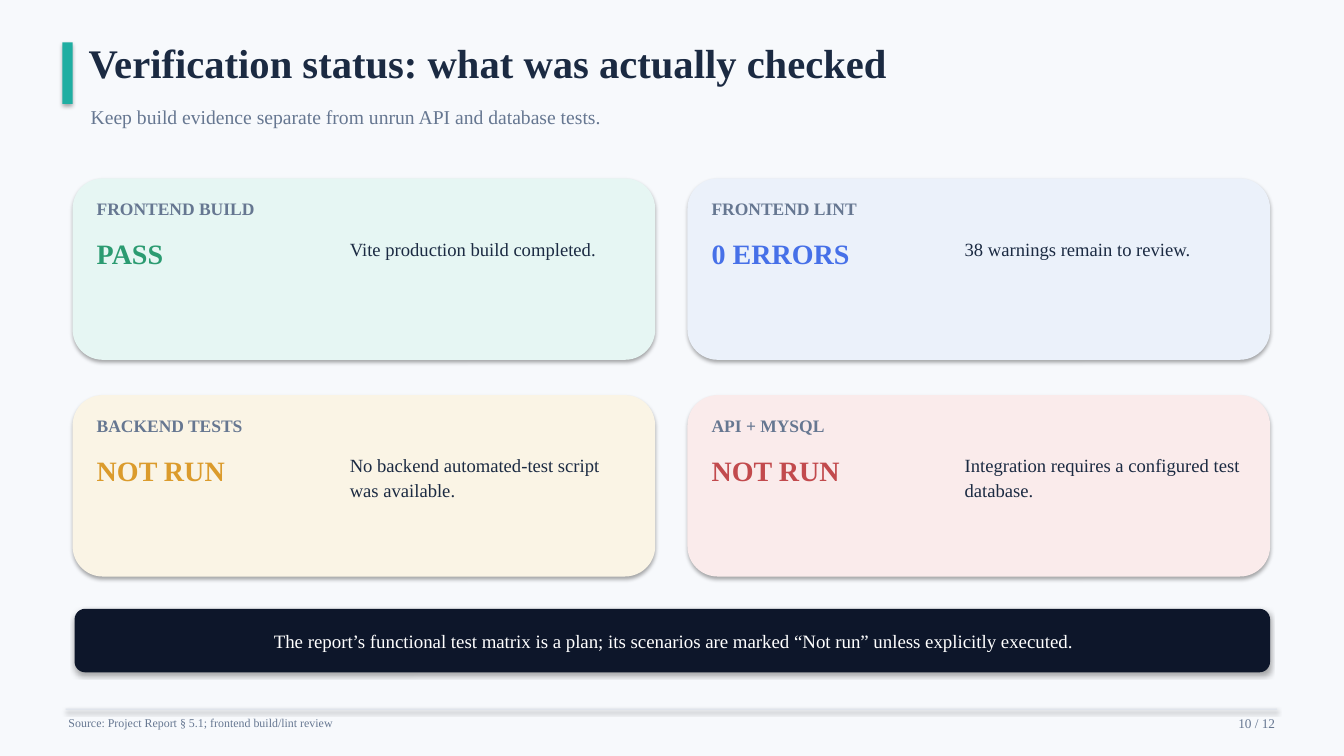
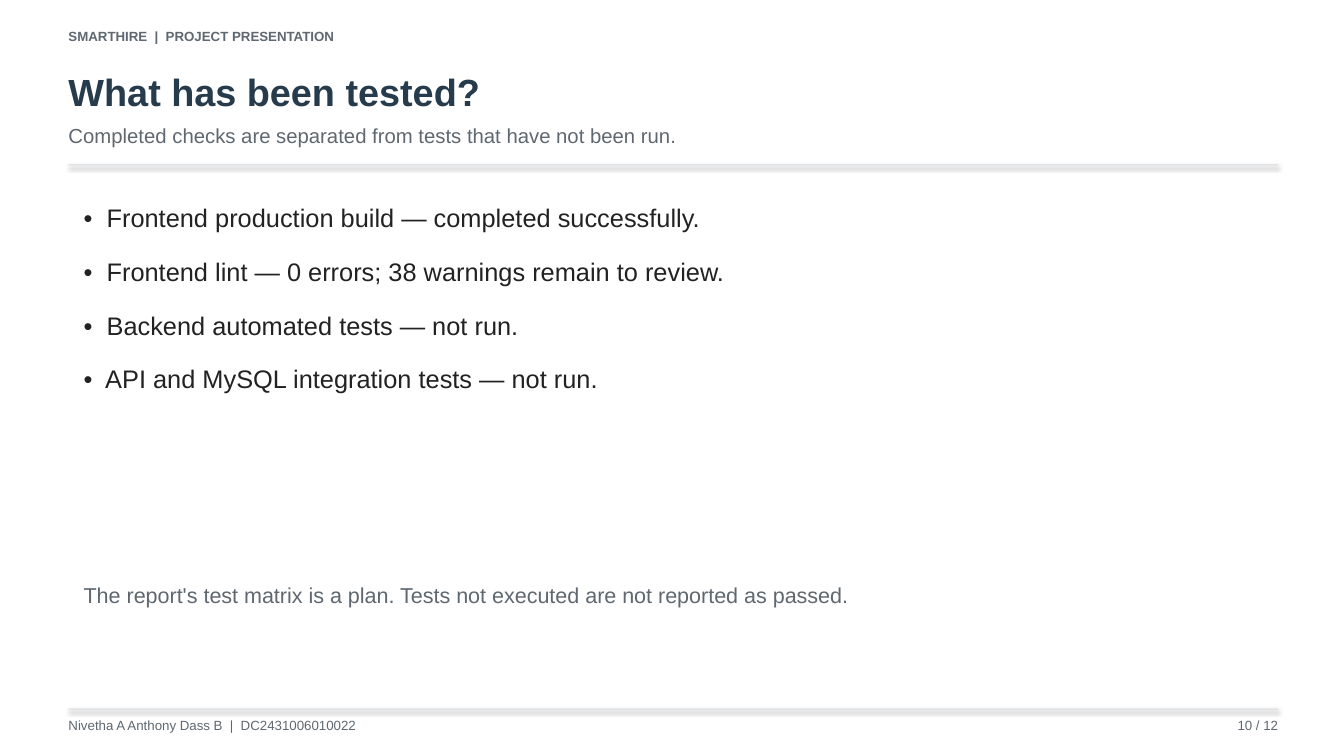
Before and after one commit to VigneshSRM/Nivatha_Project, a slide deck: slide 10 of NIVETHA_A_ANTHONY_DASS_B_DC2431006010022_SmartHire_12_Slide_Presentation.pptx. Drawn at 1344x756 pixels with LibreOffice and Linux fonts; fonts in the diff are those of the drawing. Boxes give left, top, right and bottom in pixels: in the first picture for what was removed or moved away, otherwise in the second. Text is boxed around its words. In the diff, an @@ line names an element or a change of style, - is before the commit and + after.

Commit message:
Add simple SmartHire presentation PDF

```diff
--- a/NIVETHA_A_ANTHONY_DASS_B_DC2431006010022_SmartHire_12_Slide_Presentation.pptx
+++ b/NIVETHA_A_ANTHONY_DASS_B_DC2431006010022_SmartHire_12_Slide_Presentation.pptx
@@ background #F7F9FC to #FFFFFF @@
@@ rectangle removed at bbox=[63, 42, 73, 104] @@
@@ text added at bbox=[68, 31, 334, 41], 9.5 pt, text #5F6870, bold @@
+SMARTHIRE | PROJECT PRESENTATION
@@ text at bbox=[68, 78, 480, 107]: text changed; size 29 to 27 pt; font Times New Roman to Arial; text colour #1B2A42 to #263B4B @@
-Verification status: what was actually checked
+What has been tested?
@@ text at bbox=[68, 128, 676, 147]: text changed; size 14 to 14.5 pt; font Times New Roman to Arial; text colour #667791 to #5F6870 @@
-Keep build evidence separate from unrun API and database tests.
+Completed checks are separated from tests that have not been run.
@@ rectangle: place and size @@
-rectangle at bbox=[66, 709, 1277, 710]
+rectangle at bbox=[69, 164, 1278, 165]
@@ rectangle at bbox=[69, 164, 1278, 165]: fill #DCE2EB to #D5DADF @@
@@ rounded rectangle removed at bbox=[73, 178, 655, 360] @@
@@ rounded rectangle removed at bbox=[688, 178, 1270, 360] @@
@@ text at bbox=[105, 208, 724, 394]: text changed; size 12.5 to 18.1 pt; font Times New Roman to Arial; text colour #667791 to #222222; bold off @@
-FRONTEND BUILD
+• Frontend production build — completed successfully.
+• Frontend lint — 0 errors; 38 warnings remain to review.
+• Backend automated tests — not run.
+• API and MySQL integration tests — not run.
@@ text removed at bbox=[712, 203, 857, 215] @@
-FRONTEND LINT
@@ text removed at bbox=[97, 245, 163, 265] @@
-PASS
@@ text removed at bbox=[350, 243, 596, 260] @@
-Vite production build completed.
@@ text removed at bbox=[712, 245, 850, 265] @@
-0 ERRORS
@@ text removed at bbox=[965, 243, 1190, 260] @@
-38 warnings remain to review.
@@ rounded rectangle removed at bbox=[73, 395, 655, 577] @@
@@ rounded rectangle removed at bbox=[688, 395, 1270, 577] @@
@@ text removed at bbox=[97, 420, 242, 432] @@
-BACKEND TESTS
@@ text removed at bbox=[712, 420, 824, 435] @@
-API + MYSQL
@@ text removed at bbox=[97, 462, 225, 482] @@
-NOT RUN
@@ text removed at bbox=[350, 459, 599, 497] @@
-No backend automated-test script was available.
@@ text removed at bbox=[712, 462, 840, 482] @@
-NOT RUN
@@ text removed at bbox=[965, 459, 1240, 497] @@
-Integration requires a configured test database.
@@ text at bbox=[84, 587, 848, 608]: text changed; size 13.5 to 15.4 pt; font Times New Roman to Arial; text colour #FFFFFF to #5F6870 @@
-The report’s functional test matrix is a plan; its scenarios are marked “Not run” unless explicitly executed.
+The report's test matrix is a plan. Tests not executed are not reported as passed.
@@ text "The report's test matrix is ..." at bbox=[84, 587, 848, 608]: vertical alignment middle to top @@
@@ rounded rectangle removed at bbox=[75, 609, 1270, 673] @@
@@ text removed at bbox=[68, 718, 332, 730] @@
-Source: Project Report § 5.1; frontend build/lint review
@@ rectangle added at bbox=[69, 709, 1278, 710], fill #D5DADF @@
@@ text "10 / 12" at bbox=[1238, 720, 1278, 730]: font Times New Roman to Arial, text colour #667791 to #5F6870 @@
@@ text added at bbox=[68, 720, 356, 733], 9.5 pt, text #5F6870 @@
+Nivetha A Anthony Dass B | DC2431006010022
```
Also in this commit, not shown: 3 other slides changed, 8 slides added, 8 slides removed, 1 other file.
